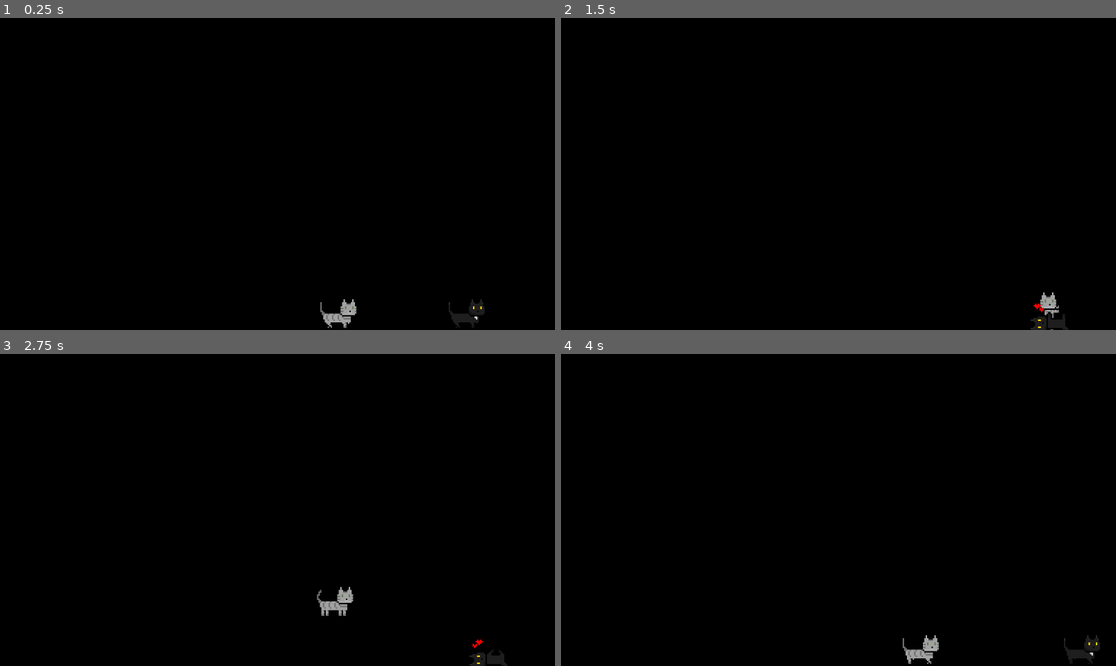
Above: before the commit, frames 1-4 (two rows, left to right).
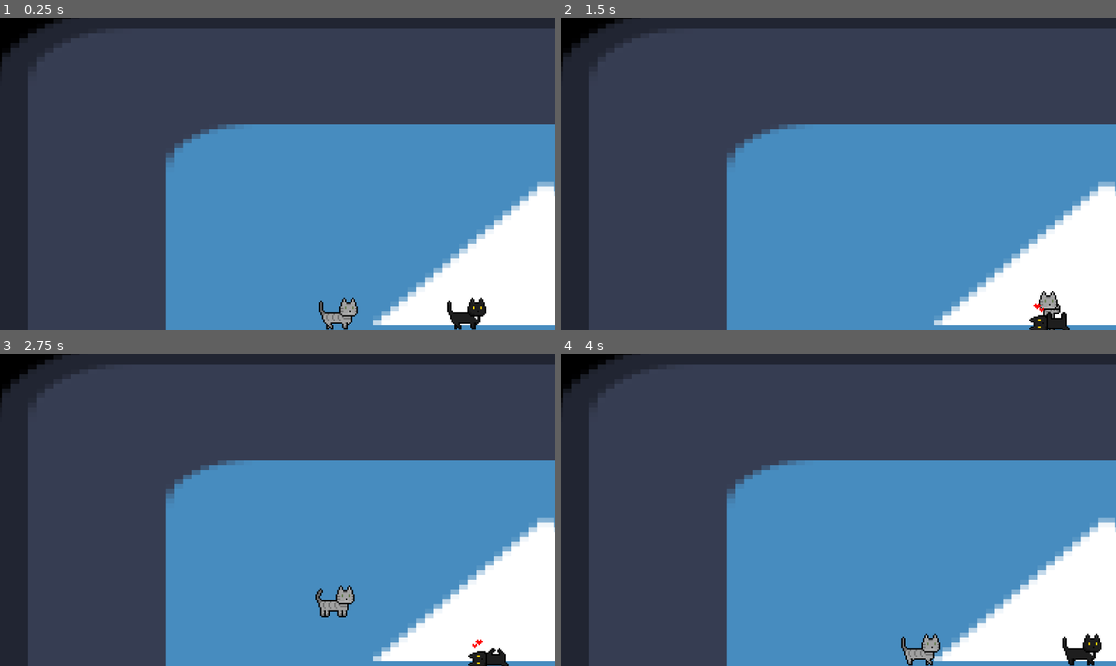
Above: after the commit, the same moments.

Repository: AdamOravecz1/Cica
Game: Godot game, scene res://Scenes/main.tscn
Two runs of this game, one before a commit and one after it. Both use one fixed random seed, a clock stepped at 60 frames per second and the inputs below. The engine's default icon, where the game draws it, is replaced by a stand-in: a white triangle on a blue panel in a dark square.
Inputs (mouse positions are in pixels of both pictures, inside the frame that each line leads up to):
- Up to frame 1 (0.25 s): no input
- Up to frame 2 (1.5 s): move the mouse to (905, 314) at 0.52 s; click (905, 314) at 0.6 s; move the mouse to (1049, 314) at 1.27 s; right-click (1049, 314) at 1.35 s
- Up to frame 3 (2.75 s): move the mouse to (333, 441) at 2.02 s; click (333, 441) at 2.1 s
- Up to frame 4 (4 s): move the mouse to (810, 572) at 2.77 s; right-click (810, 572) at 2.85 s; move the mouse to (1005, 556) at 3.52 s; click (1005, 556) at 3.6 s

The runs differ from the first frame. In frame 1, 99% of the frame differs, in the area x 0-100%, y 0-100%; in frame 2, 99%; in frame 3, 99%; in frame 4, 99%.

Commit message:
it is never done

Diff:
--- a/Scenes/main.tscn
+++ b/Scenes/main.tscn
@@ -1,10 +1,16 @@
-[gd_scene load_steps=3 format=3 uid="uid://b2pfmipjak6av"]
+[gd_scene load_steps=4 format=3 uid="uid://b2pfmipjak6av"]
 
 [ext_resource type="Script" path="res://Scripts/main.gd" id="1_lx1cv"]
 [ext_resource type="PackedScene" uid="uid://bsdwfpota0gns" path="res://Scenes/cat.tscn" id="2_fbvcj"]
+[ext_resource type="Texture2D" uid="uid://e06a86dmq1qr" path="res://icon.svg" id="3_md37e"]
 
 [node name="Main" type="Node2D" groups=["Main"]]
 script = ExtResource("1_lx1cv")
+
+[node name="Icon" type="Sprite2D" parent="."]
+position = Vector2(1132.5, 618.5)
+scale = Vector2(17.9141, 9.94531)
+texture = ExtResource("3_md37e")
 
 [node name="Cat" parent="." instance=ExtResource("2_fbvcj")]
 position = Vector2(686, 185)
--- a/Scripts/cat.gd
+++ b/Scripts/cat.gd
@@ -79,6 +79,8 @@
 		falling = true
 		global_position.y += fall_speed*delta
 	elif position.y > floor and (falling or !dragging):
+		main.not_up()
+		print("itt")
 		main.on_floor = true
 		falling = false
 		global_position.y = floor
